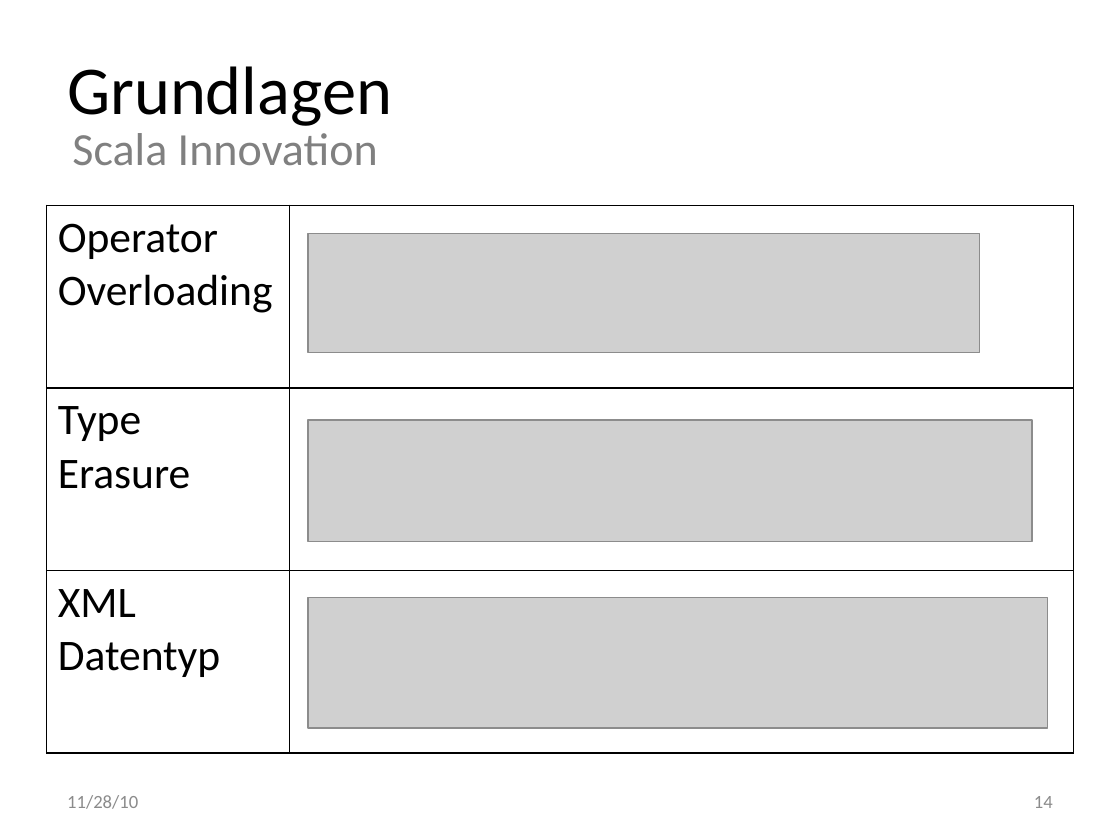
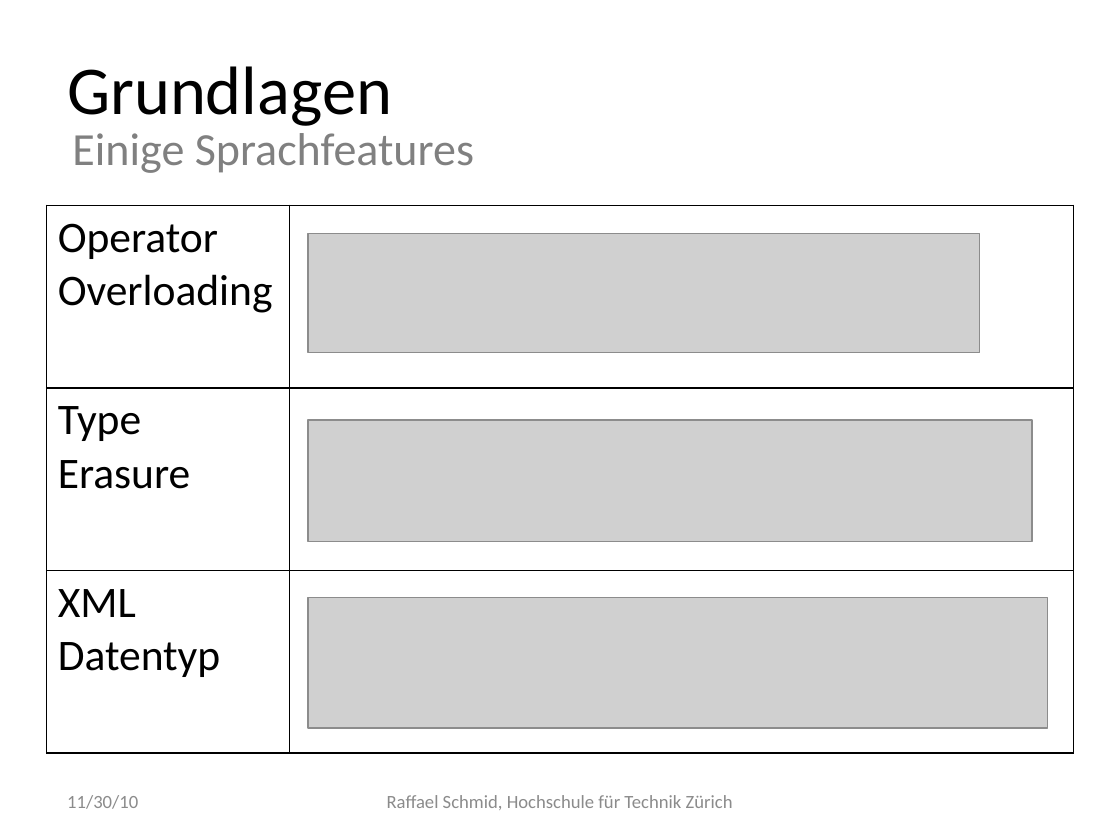
Before and after one commit to raffaelschmid/plannr, a slide deck: slide 19 of documentation/presentation.pptx (slide 14 before the commit). Drawn at 1120x840 pixels with LibreOffice and Linux fonts; fonts in the diff are those of the drawing; grey boxes stand for pictures. Boxes give left, top, right and bottom in pixels: in the first picture for what was removed or moved away, otherwise in the second. Text is boxed around its words. In the diff, an @@ line names an element or a change of style, - is before the commit and + after.

```diff
--- a/documentation/presentation.pptx
+++ b/documentation/presentation.pptx
@@ text at [72, 133, 474, 173]: text changed @@
-Scala Innovation
+Einige Sprachfeatures
@@ text at [67, 795, 138, 809]: text changed @@
-11/28/10
+11/30/10
@@ text added at [387, 795, 733, 810], 12 pt, text #8C8C8C @@
+Raffael Schmid, Hochschule für Technik Zürich
@@ page number removed at [1034, 796, 1053, 808] @@
-14
```
Also in this commit, not shown: 17 other slides changed, 12 slides added, 5 slides removed, 8 other files.
